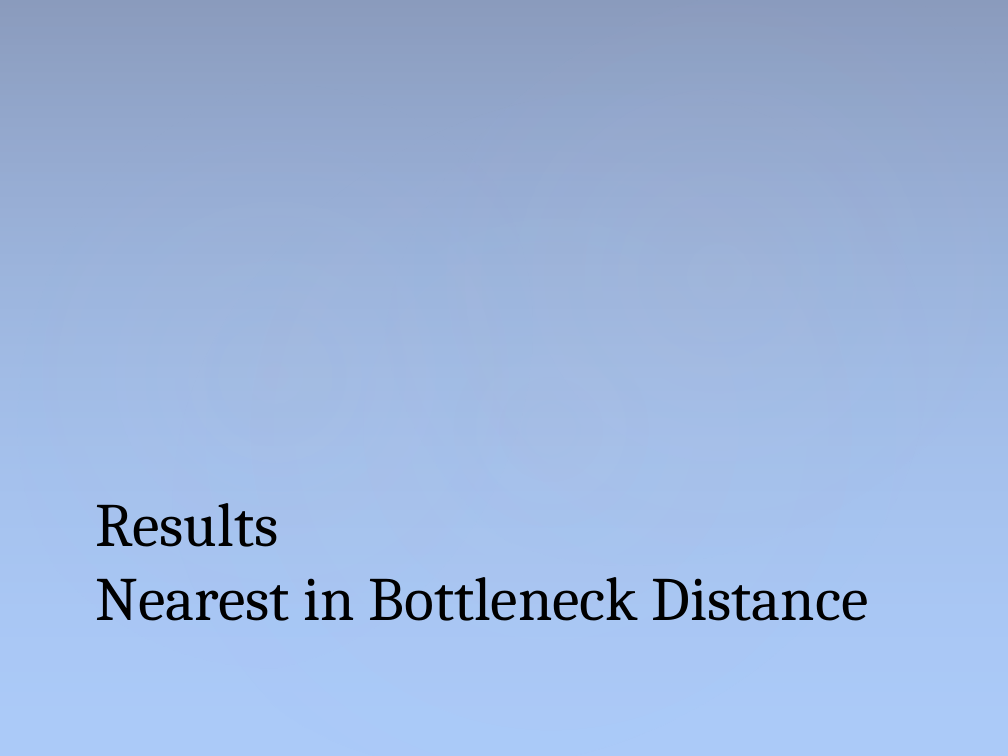
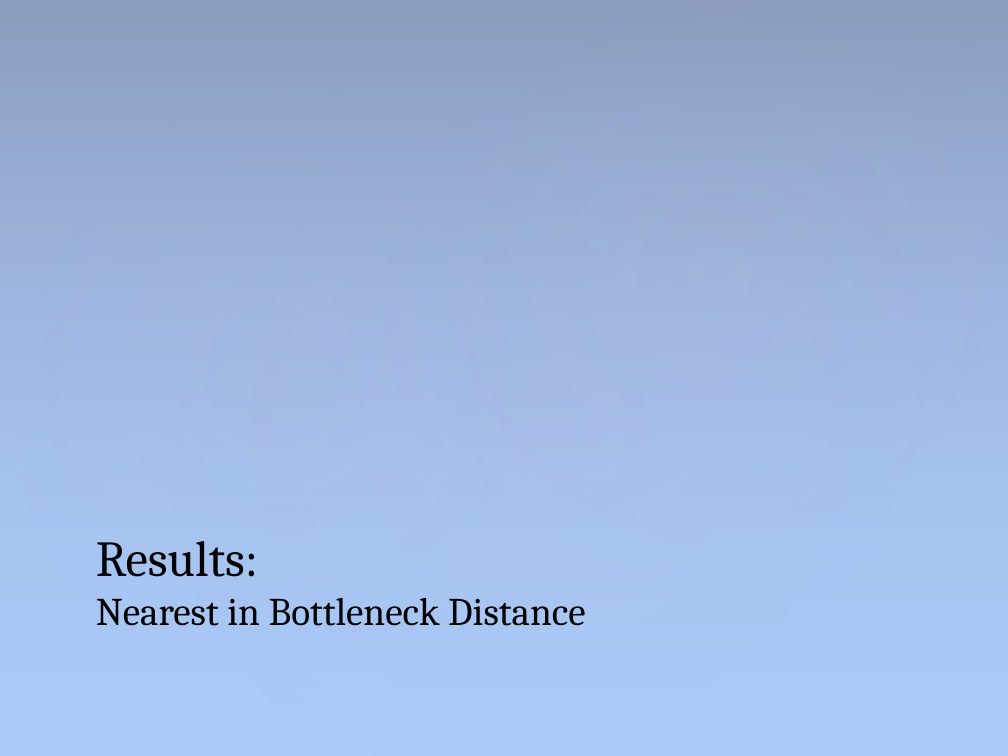
Before and after one commit to sam-lev/Classifications-Of-Songs-via-Homology-of-Chroma-Features, a slide deck: slide 11 of project/presentation/PresentationPowerPoint.pptx (slide 10 before the commit). Drawn at 1008x756 pixels with LibreOffice and Linux fonts; fonts in the diff are those of the drawing. Boxes give left, top, right and bottom in pixels: in the first picture for what was removed or moved away, otherwise in the second. Text is boxed around its words. In the diff, an @@ line names an element or a change of style, - is before the commit and + after.

```diff
--- a/project/presentation/PresentationPowerPoint.pptx
+++ b/project/presentation/PresentationPowerPoint.pptx
@@ title at (96, 541, 585, 626): text changed; size 44.1 to 28 pt @@
-Results
-Nearest in Bottleneck Distance
+Results:
+Nearest in Bottleneck Distance
```
Also in this commit, not shown: 4 other slides changed, 7 slides added, 5 slides removed, 3 other files.
